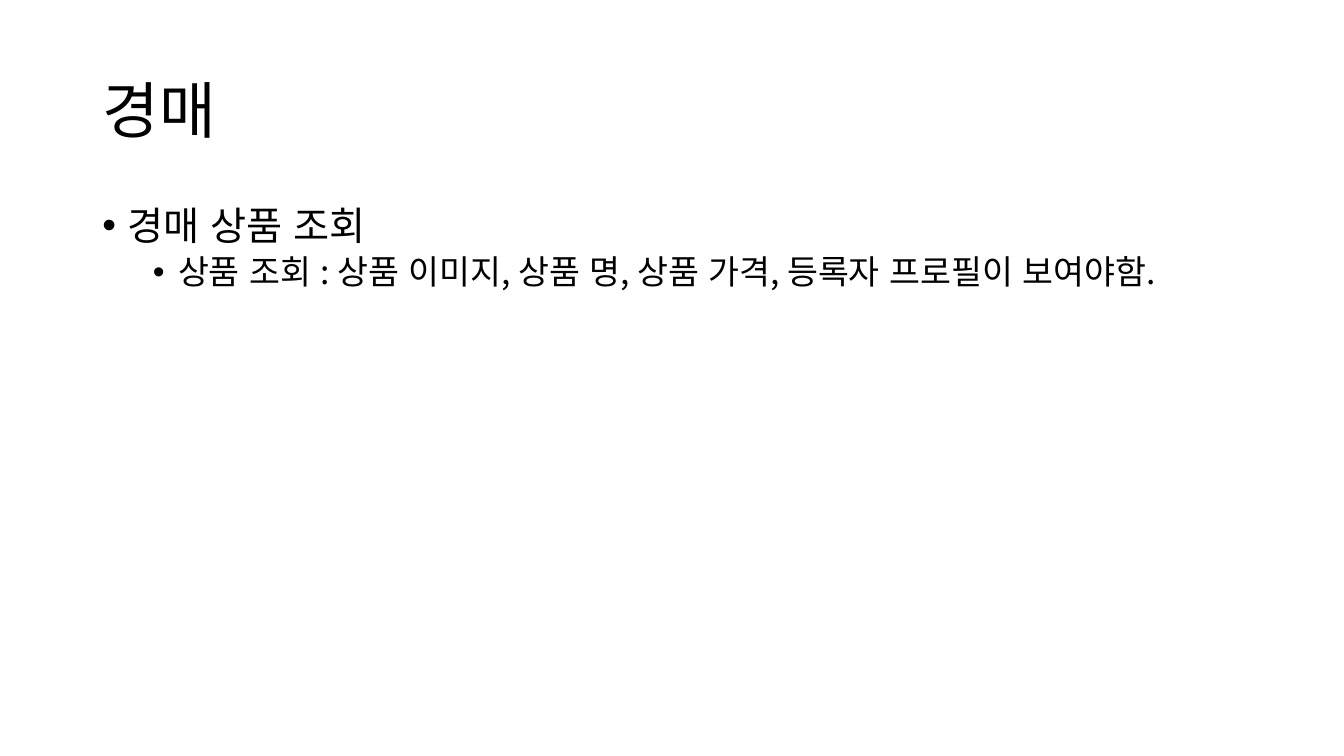
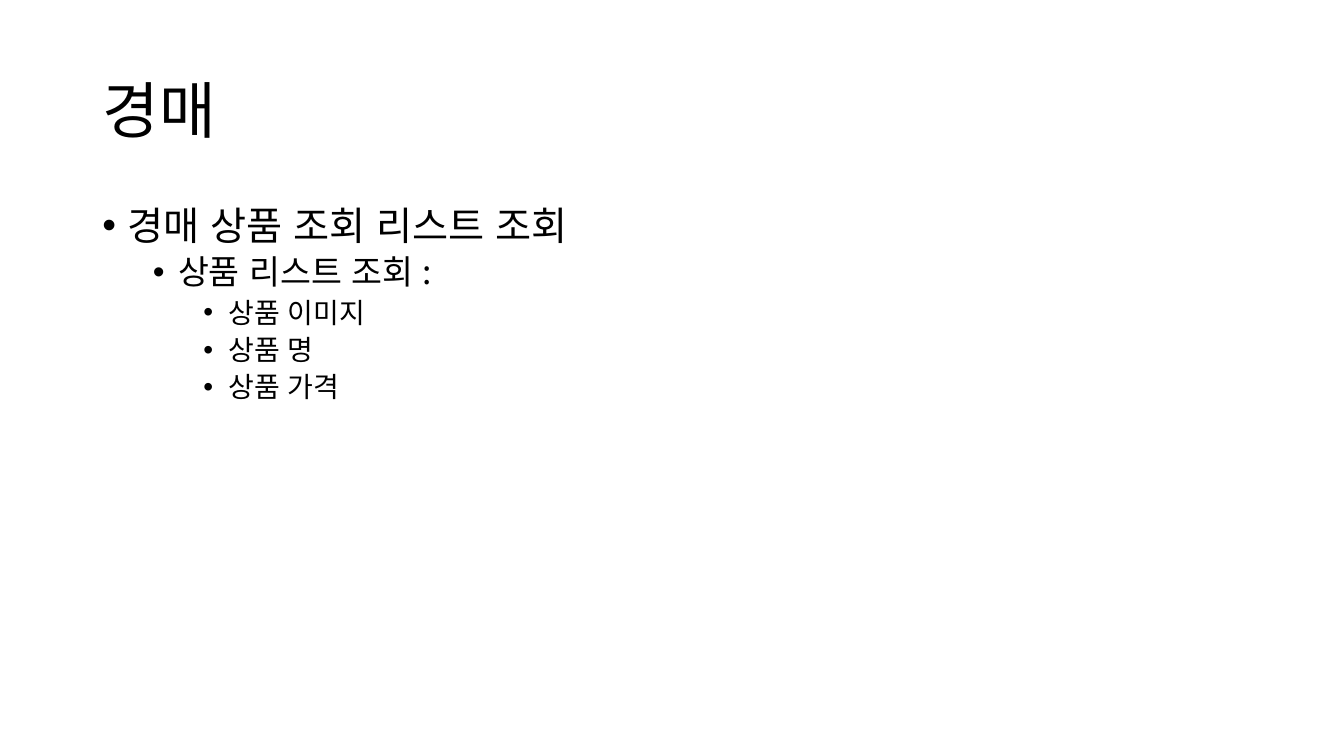
Before and after one commit to Singan/anabada-project, a slide deck: slide 6 of ppt/요구사항 명세서.pptx. Drawn at 1344x756 pixels with LibreOffice and Linux fonts; fonts in the diff are those of the drawing. Boxes give left, top, right and bottom in pixels: in the first picture for what was removed or moved away, otherwise in the second. Text is boxed around its words. In the diff, an @@ line names an element or a change of style, - is before the commit and + after.

```diff
--- a/ppt/요구사항 명세서.pptx
+++ b/ppt/요구사항 명세서.pptx
@@ text at <box>128,207,568,399</box>: text changed; size 24 to 20 pt @@
-• 경매 상품 조회
-  • 상품 조회 : 상품 이미지, 상품 명, 상품 가격, 등록자 프로필이 보여야함.
+• 경매 상품 조회 리스트 조회
+  • 상품 리스트 조회 :
+    • 상품 이미지
+    • 상품 명
+    • 상품 가격
```
Also in this commit, not shown: 10 other slides changed, 4 slides added.
